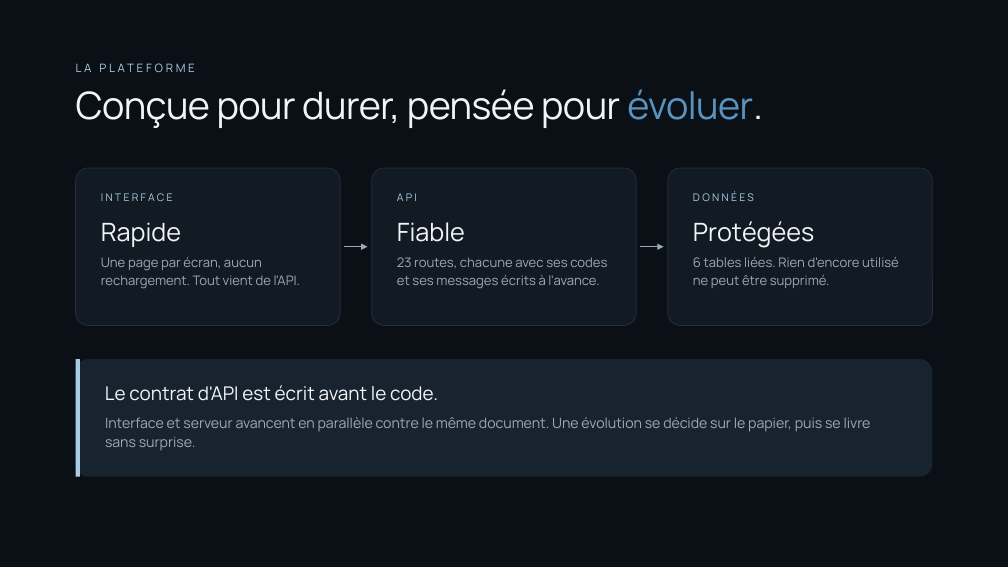
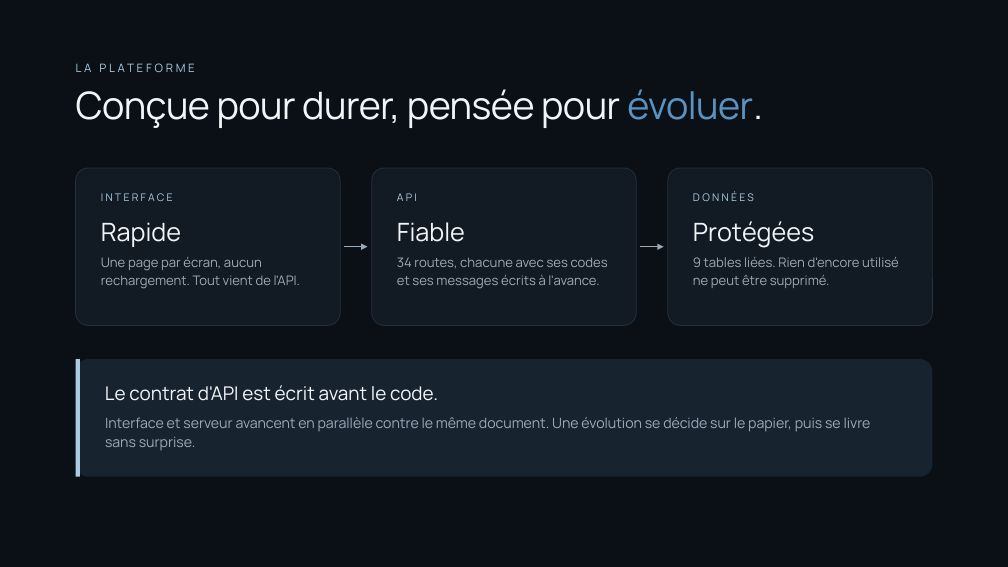
Before and after one commit to Yohan-AVRONSART/Projets, a slide deck: slide 7 of docs/YIA_Jobs_soutenance.pptx (slide 8 before the commit). Drawn at 1008x567 pixels with LibreOffice and Linux fonts; fonts in the diff are those of the drawing. Boxes give left, top, right and bottom in pixels: in the first picture for what was removed or moved away, otherwise in the second. Text is boxed around its words. In the diff, an @@ line names an element or a change of style, - is before the commit and + after.

```diff
--- a/docs/YIA_Jobs_soutenance.pptx
+++ b/docs/YIA_Jobs_soutenance.pptx
@@ text at box(397, 257, 608, 289): text changed @@
-23 routes, chacune avec ses codes et ses messages écrits à l'avance.
+34 routes, chacune avec ses codes et ses messages écrits à l'avance.
@@ text at box(693, 257, 899, 288): text changed @@
-6 tables liées. Rien d'encore utilisé ne peut être supprimé.
+9 tables liées. Rien d'encore utilisé ne peut être supprimé.
```
Also in this commit, not shown: 7 other slides changed, 1 slide removed, 7 other files.
